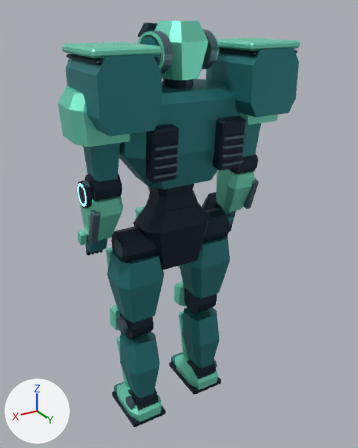
An edit to the glTF model public/assets/models/reference/t10.glb, drawn before and after from the same camera.
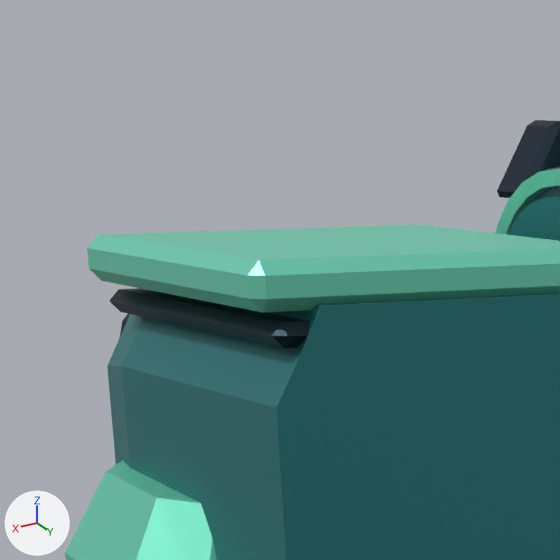
The first picture shows the older version from a camera (50 mm lens) standing at (3.27, 5.64, 5.97) and looking at (-0.16, -0.07, 3.11). The close-ups show the older and then the newer version on the part from 13% to 42% of the width and 0% to 23% of the height of that picture. Only the edits that show in the close-ups are written down. Arrows for +X, +Y and +Z are at lower left; the lights stay in place. Both versions are drawn at frame 0 of the action 'heavy'; the numbers are the values there.

In view in the first close-up: 'Export_head_armor', 'Export_head_dark', 'Export_head_shade', 'Export_launcher_armor', 'Export_launcher_lid_dark', 'Export_launcher_shade', 'Export_shoulder_l_armor' and 2 more.
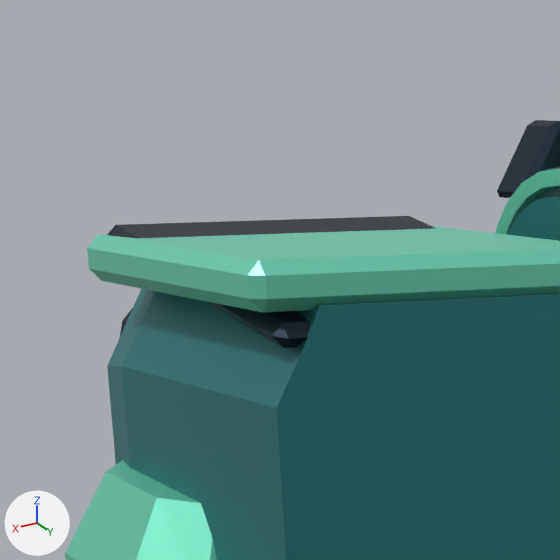
ob_launcher_lid is not drawn itself; it is the parent of ob_export_launcher_lid_dark.

What differs and where, as boxes (x1, y1, x2, y2) in the close-ups (560 x 560 px):
```json
{"object": "Export_launcher_lid_dark", "change": "turned", "before": [110, 288, 309, 348], "after": [107, 216, 435, 348]}
```

Edits to the scene script, one JSON object a line:
```json
{"op": "set", "path": "ob_launcher_lid.rotation_euler", "old": "(0.0, 0.0, 0.0)", "new": "(-0.145, 0.0, 0.0)", "note": "degrees (0, 0, 0) -> degrees (-8.3, 0, 0)"}
```
